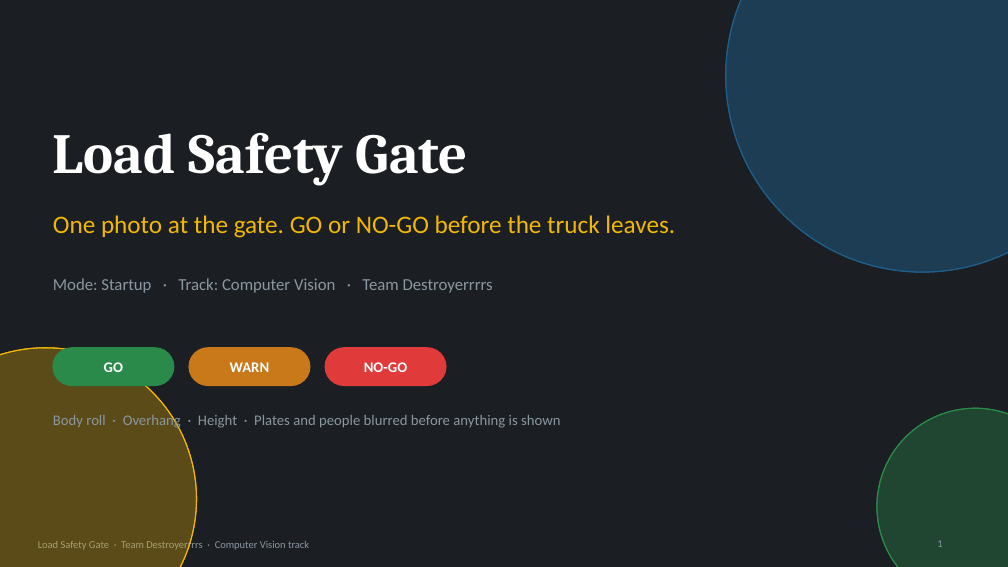
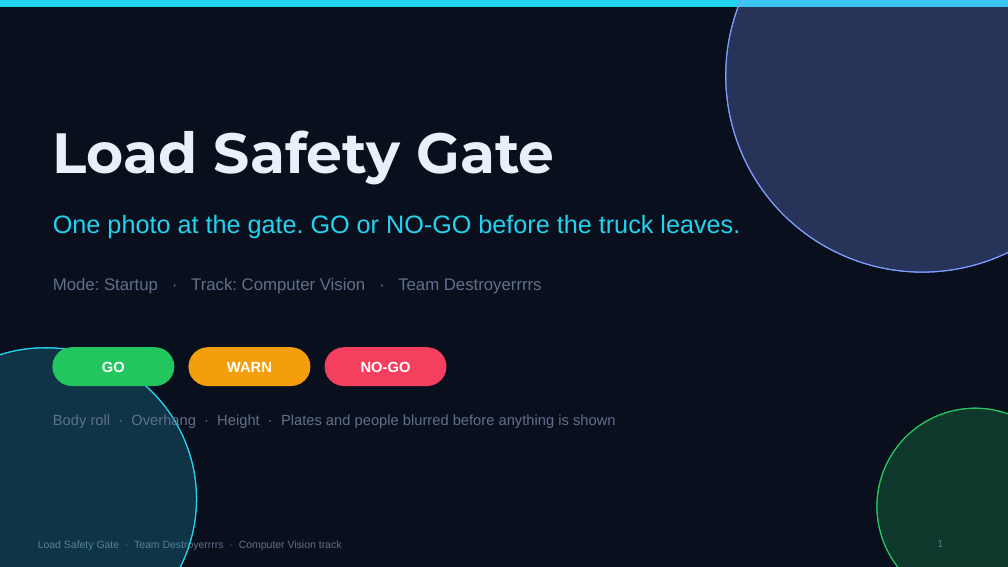
Before and after one commit to Winner-121/Destroyerrrrs_Final_Stage, a slide deck: slide 1 of deck/LoadSafetyGate_deck.pptx. Drawn at 1008x567 pixels with LibreOffice and Linux fonts; fonts in the diff are those of the drawing. Boxes give left, top, right and bottom in pixels: in the first picture for what was removed or moved away, otherwise in the second. Text is boxed around its words. In the diff, an @@ line names an element or a change of style, - is before the commit and + after.

```diff
--- a/deck/LoadSafetyGate_deck.pptx
+++ b/deck/LoadSafetyGate_deck.pptx
@@ background #1B1F23 to #0A0F1E @@
@@ rectangle added at box(0, 0, 1008, 7), fill #22D3EE, outline #22D3EE 1 pt @@
@@ ellipse at box(726, 0, 1008, 272): fill #1F5F8B at 28% opacity to #7C9CFF at 14% opacity; outline #1F5F8B 1 pt to #7C9CFF 1 pt @@
@@ ellipse at box(726, 0, 1008, 272): fill #1F5F8B at 28% opacity to #7C9CFF at 14% opacity; outline #1F5F8B 1 pt to #7C9CFF 1 pt @@
@@ text "Load Safety Gate" at box(53, 130, 555, 185): font Cambria to Montserrat, text colour #FFFFFF to #EAF0FA @@
@@ text "One photo at the gate. ..." at box(53, 214, 740, 238): font Calibri to Arial, text colour #F2B705 to #22D3EE @@
@@ ellipse at box(0, 348, 197, 567): fill #F2B705 at 16% opacity to #22D3EE at 10% opacity; outline #F2B705 1 pt to #22D3EE 1 pt @@
@@ ellipse at box(0, 348, 197, 567): fill #F2B705 at 16% opacity to #22D3EE at 10% opacity; outline #F2B705 1 pt to #22D3EE 1 pt @@
@@ rounded rectangle at box(53, 348, 174, 386): fill #2A8A4A to #22C55E; outline #2A8A4A 1 pt to #22C55E 1 pt @@
@@ rounded rectangle at box(189, 348, 310, 386): fill #C9781A to #F59E0B; outline #C9781A 1 pt to #F59E0B 1 pt @@
@@ font Calibri to Arial in 3 elements at box(102, 361, 125, 372), box(227, 362, 272, 372), box(361, 361, 411, 372) @@
@@ rounded rectangle at box(325, 348, 446, 386): fill #E03A3A to #F43F5E; outline #E03A3A 1 pt to #F43F5E 1 pt @@
@@ ellipse at box(877, 408, 1008, 567): fill #2A8A4A at 20% opacity to #22C55E at 12% opacity; outline #2A8A4A 1 pt to #22C55E 1 pt @@
@@ ellipse at box(877, 408, 1008, 567): fill #2A8A4A at 20% opacity to #22C55E at 12% opacity; outline #2A8A4A 1 pt to #22C55E 1 pt @@
@@ font Calibri to Arial, text colour #8A96A0 to #60708A in 4 elements at box(53, 278, 542, 294), box(53, 413, 616, 428), box(937, 540, 943, 547), box(38, 540, 342, 551) @@
```
Also in this commit, not shown: 10 other slides changed, 2 other files.
